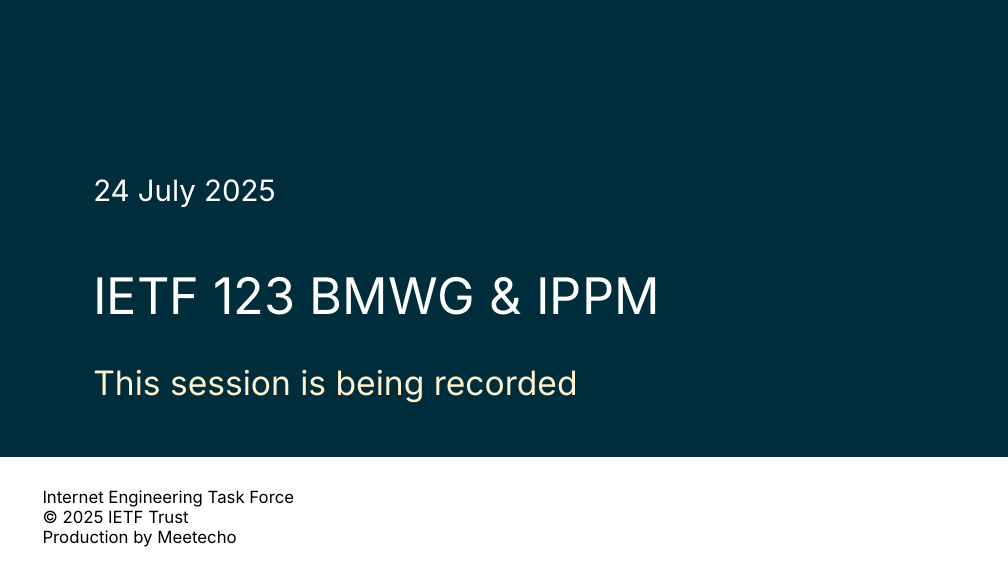
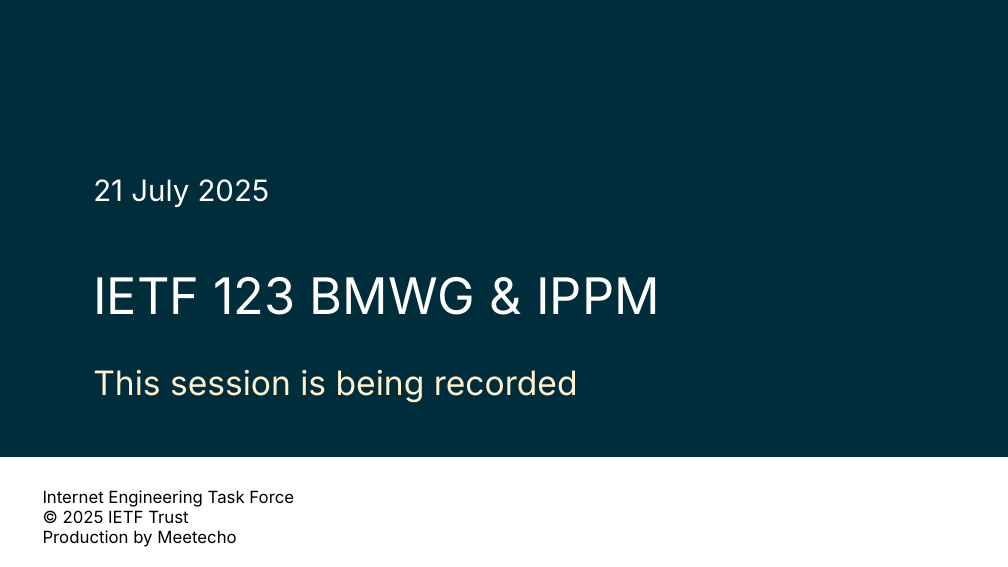
Before and after one commit to ietf-ippm/meeting-materials, a slide deck: slide 1 of ietf123-Madrid/Slides/chair-slides-bmwg-ippm.pptx. Drawn at 1008x567 pixels with LibreOffice and Linux fonts; fonts in the diff are those of the drawing; background and template pictures are left out. Boxes give left, top, right and bottom in pixels: in the first picture for what was removed or moved away, otherwise in the second. Text is boxed around its words. In the diff, an @@ line names an element or a change of style, - is before the commit and + after.

Commit message:
Update date on first slide

```diff
--- a/ietf123-Madrid/Slides/chair-slides-bmwg-ippm.pptx
+++ b/ietf123-Madrid/Slides/chair-slides-bmwg-ippm.pptx
@@ text at [93, 179, 270, 207]: text changed @@
-24 July 2025
+21 July 2025
```
